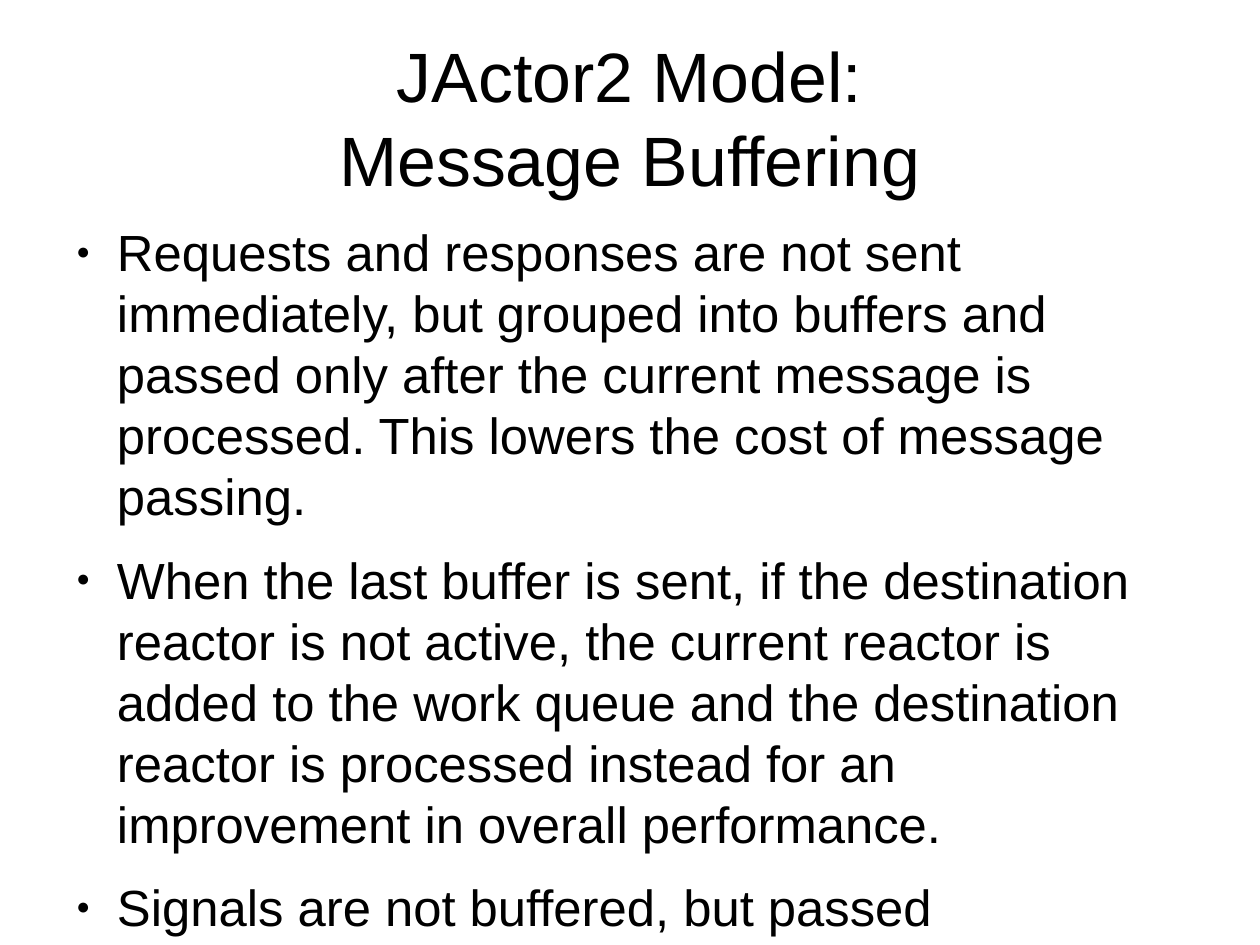
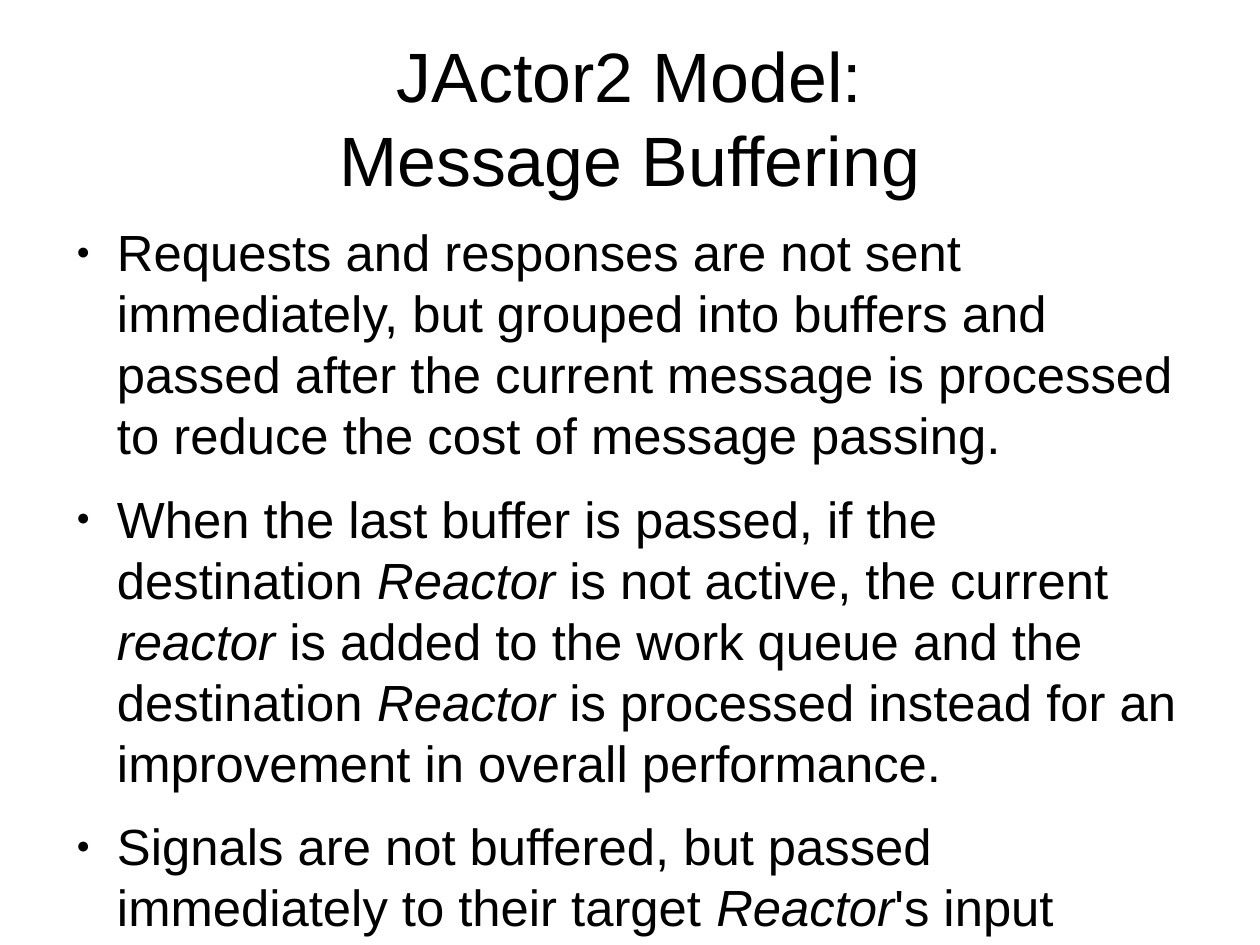
Before and after one commit to laforge49/JActor2, a slide deck: slide 8 of docs/JActor2Revisited.odp (slide 9 before the commit). Drawn at 1260x945 pixels with LibreOffice and Linux fonts; fonts in the diff are those of the drawing. Boxes give left, top, right and bottom in pixels: in the first picture for what was removed or moved away, otherwise in the second. Text is boxed around its words. In the diff, an @@ line names an element or a change of style, - is before the commit and + after.

```diff
--- a/docs/JActor2Revisited.odp
+++ b/docs/JActor2Revisited.odp
@@ text at bbox=[117, 234, 1176, 937]: text changed @@
-● Requests and responses are not sent immediately, but grouped into buffers and passed only after the current message is processed. This lowers the cost of message passing.
-● When the last buffer is sent, if the destination reactor is not active, the current reactor is added to the work queue and the destination reactor is processed instead for an improvement in overall performance.
-● Signals are not buffered, but passed immediately to their target reactor.
+● Requests and responses are not sent immediately, but grouped into buffers and passed after the current message is processed to reduce the cost of message passing.
+● When the last buffer is passed, if the destination Reactor is not active, the current reactor is added to the work queue and the destination Reactor is processed instead for an improvement in overall performance.
+● Signals are not buffered, but passed immediately to their target Reactor's input queue.
```
Also in this commit, not shown: 7 other slides changed, 1 slide added, 2 slides removed, 1 other file.
